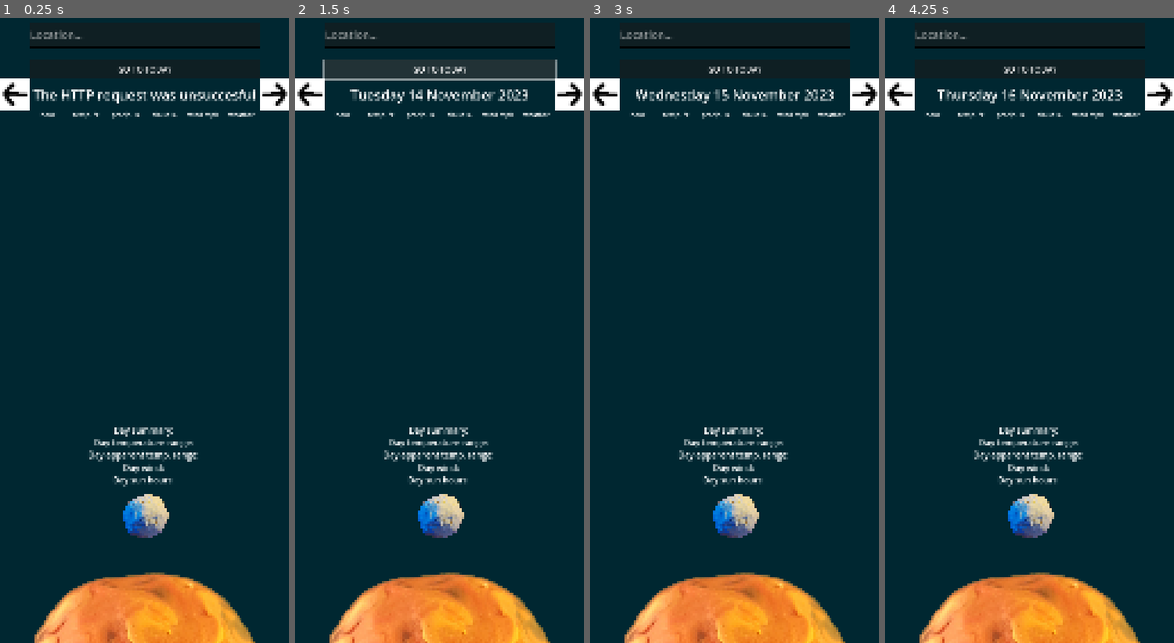
Above: before the commit, frames 1-4 (left to right).
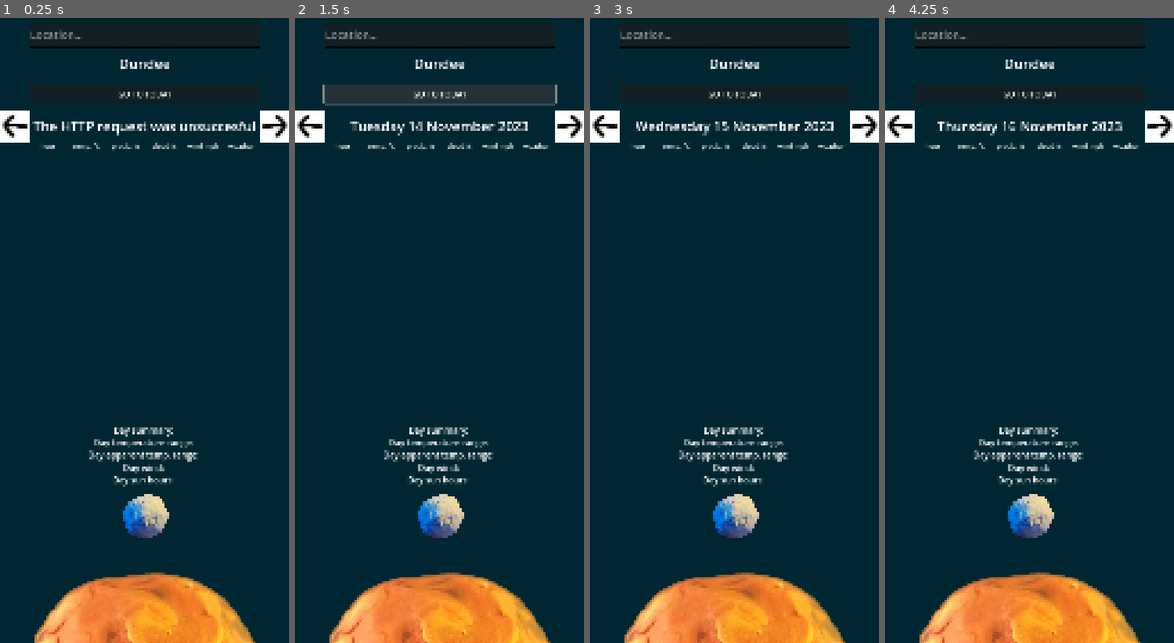
Above: after the commit, the same moments.

Repository: Claire1605/LittleDrip
Game: Godot game, scene res://Scenes/Main.tscn
Two runs of this game, one before a commit and one after it. Both use one fixed random seed, a clock stepped at 60 frames per second and the inputs below.
Inputs (mouse positions are in pixels of both pictures, inside the frame that each line leads up to; where the layout moved, square brackets give the same spot in the first picture):
- Up to frame 1 (0.25 s): no input
- Up to frame 2 (1.5 s): click (309, 124) [309, 93] at 0.5 s; click "GO TO TODAY" at 1.25 s
- Up to frame 3 (3 s): click "GO TO TODAY" at 2 s; click (864, 124) [864, 93] at 2.75 s
- Up to frame 4 (4.25 s): click (1159, 124) [1159, 93] at 3.5 s

The runs differ from the first frame. In frame 1, 4.4% of the frame differs, in the area x 0-100%, y 6-22%; in frame 2, 8.5%; in frame 3, 4.4%; in frame 4, 4.2%.
Error before the commit: Invalid access to property or key 'hourly' on a base object of type 'Nil'. (res://Scripts/WeatherRequest.gd:54)
Error after the commit: Invalid access to property or key 'hourly' on a base object of type 'Nil'. (res://Scripts/WeatherRequest.gd:63)

Commit message:
save location

Diff:
--- a/whateverweather/Scenes/Main.tscn
+++ b/whateverweather/Scenes/Main.tscn
@@ -1,5 +1,6 @@
-[gd_scene load_steps=9 format=3 uid="uid://46bxwnfm5bec"]
-
+[gd_scene load_steps=10 format=3 uid="uid://46bxwnfm5bec"]
+
+[ext_resource type="PackedScene" uid="uid://ciso4gdkv1grp" path="res://Scenes/save_data.tscn" id="1_vy5pj"]
 [ext_resource type="Script" uid="uid://d28c3fhqkyiy1" path="res://Scripts/LocationRequest.gd" id="2_50glp"]
 [ext_resource type="Script" uid="uid://be66rpgutl5mn" path="res://Scripts/WeatherRequest.gd" id="2_idj7w"]
 [ext_resource type="Theme" uid="uid://b06rmsyrr1jt6" path="res://Themes/weatherTheme.tres" id="3_kln2b"]
@@ -17,8 +18,12 @@
 grow_horizontal = 2
 grow_vertical = 2
 
-[node name="HTTPRequest" type="HTTPRequest" parent="."]
+[node name="SaveData" parent="." instance=ExtResource("1_vy5pj")]
+
+[node name="HTTPRequest_Weather" type="HTTPRequest" parent="."]
 script = ExtResource("2_idj7w")
+control = NodePath("..")
+locationText = NodePath("../LocationText")
 dateText = NodePath("../DateText")
 errorText = NodePath("../ErrorText")
 tableParent = NodePath("../GridContainer")
@@ -28,11 +33,15 @@
 dayWindText = NodePath("../DailyWind")
 daySunText = NodePath("../DailySun")
 moonPhaseText = NodePath("../MoonPhaseText")
-
-[node name="HTTPRequest2" type="HTTPRequest" parent="."]
+saveDataPath = NodePath("../SaveData")
+
+[node name="HTTPRequest_Location" type="HTTPRequest" parent="."]
 script = ExtResource("2_50glp")
-
-[node name="LineEdit" type="LineEdit" parent="."]
+locationResults = NodePath("../LocationResults")
+locationSearch = NodePath("../LocationSearch")
+weatherRequest = NodePath("../HTTPRequest_Weather")
+
+[node name="LocationSearch" type="LineEdit" parent="."]
 layout_mode = 1
 anchors_preset = -1
 anchor_left = 0.1
@@ -42,13 +51,27 @@
 theme_override_font_sizes/font_size = 40
 placeholder_text = "Location..."
 
+[node name="LocationText" type="Label" parent="."]
+layout_mode = 1
+anchors_preset = -1
+anchor_left = 0.1
+anchor_top = 0.05
+anchor_right = 0.9
+anchor_bottom = 0.1
+grow_horizontal = 2
+theme_override_font_sizes/font_size = 50
+text = "DUNDEE"
+horizontal_alignment = 1
+vertical_alignment = 1
+autowrap_mode = 3
+
 [node name="TodayButton" type="Button" parent="."]
 layout_mode = 1
 anchors_preset = -1
 anchor_left = 0.1
-anchor_top = 0.07
-anchor_right = 0.9
-anchor_bottom = 0.1
+anchor_top = 0.11
+anchor_right = 0.9
+anchor_bottom = 0.14
 theme_override_font_sizes/font_size = 30
 text = "GO TO TODAY"
 
@@ -56,9 +79,9 @@
 layout_mode = 1
 anchors_preset = -1
 anchor_left = 0.9
-anchor_top = 0.1
+anchor_top = 0.15
 anchor_right = 1.0
-anchor_bottom = 0.15
+anchor_bottom = 0.2
 offset_bottom = 0.439987
 texture_normal = ExtResource("6_jw32o")
 ignore_texture_size = true
@@ -67,9 +90,9 @@
 [node name="PreviousDayButton" type="TextureButton" parent="."]
 layout_mode = 1
 anchors_preset = -1
-anchor_top = 0.1
+anchor_top = 0.15
 anchor_right = 0.1
-anchor_bottom = 0.15
+anchor_bottom = 0.2
 offset_bottom = 0.439987
 texture_normal = ExtResource("7_50glp")
 ignore_texture_size = true
@@ -79,9 +102,9 @@
 layout_mode = 1
 anchors_preset = -1
 anchor_left = 0.1
-anchor_top = 0.1
-anchor_right = 0.9
-anchor_bottom = 0.15
+anchor_top = 0.15
+anchor_right = 0.9
+anchor_bottom = 0.2
 grow_horizontal = 2
 theme_override_font_sizes/font_size = 50
 text = "WHATEVER WEATHER"
@@ -100,7 +123,7 @@
 layout_mode = 1
 anchors_preset = -1
 anchor_left = 0.1
-anchor_top = 0.15
+anchor_top = 0.2
 anchor_right = 0.9
 anchor_bottom = 0.65
 grow_horizontal = 2
@@ -266,8 +289,17 @@
 expand_mode = 1
 stretch_mode = 5
 
-[connection signal="text_changed" from="LineEdit" to="HTTPRequest2" method="_on_line_edit_text_changed"]
-[connection signal="text_submitted" from="LineEdit" to="HTTPRequest2" method="_on_line_edit_text_submitted"]
-[connection signal="pressed" from="TodayButton" to="HTTPRequest" method="_on_today_button_pressed"]
-[connection signal="pressed" from="NextDayButton" to="HTTPRequest" method="on_next_day_button_pressed"]
-[connection signal="pressed" from="PreviousDayButton" to="HTTPRequest" method="_on_previous_day_button_pressed"]
+[node name="LocationResults" type="VBoxContainer" parent="."]
+visible = false
+layout_mode = 1
+anchors_preset = -1
+anchor_left = 0.1
+anchor_top = 0.05
+anchor_right = 0.9
+anchor_bottom = 0.3
+
+[connection signal="text_changed" from="LocationSearch" to="HTTPRequest_Location" method="_on_line_edit_text_changed"]
+[connection signal="text_submitted" from="LocationSearch" to="HTTPRequest_Location" method="_on_line_edit_text_submitted"]
+[connection signal="pressed" from="TodayButton" to="HTTPRequest_Weather" method="_on_today_button_pressed"]
+[connection signal="pressed" from="NextDayButton" to="HTTPRequest_Weather" method="on_next_day_button_pressed"]
+[connection signal="pressed" from="PreviousDayButton" to="HTTPRequest_Weather" method="_on_previous_day_button_pressed"]
--- /dev/null
+++ b/whateverweather/Scenes/location_button.tscn
@@ -0,0 +1,13 @@
+[gd_scene load_steps=3 format=3 uid="uid://bbrrh5vphn243"]
+
+[ext_resource type="Theme" uid="uid://crvwd62ev1ac2" path="res://Themes/locationButton.tres" id="1_cwwv5"]
+[ext_resource type="Script" uid="uid://bc63bbtbmhg34" path="res://Scripts/LocationButton.gd" id="1_muigb"]
+
+[node name="LocationButton" type="Button"]
+z_index = 1
+theme = ExtResource("1_cwwv5")
+theme_override_font_sizes/font_size = 32
+alignment = 0
+script = ExtResource("1_muigb")
+
+[connection signal="pressed" from="." to="." method="_on_pressed"]
--- /dev/null
+++ b/whateverweather/Scenes/save_data.tscn
@@ -0,0 +1,6 @@
+[gd_scene load_steps=2 format=3 uid="uid://ciso4gdkv1grp"]
+
+[ext_resource type="Script" uid="uid://dxtncyg6rfkx4" path="res://Scripts/SaveData.gd" id="1_h8p7e"]
+
+[node name="SaveData" type="Node" groups=["Persist"]]
+script = ExtResource("1_h8p7e")
--- /dev/null
+++ b/whateverweather/Scripts/LocationButton.gd
@@ -0,0 +1,8 @@
+extends Node
+var placeName: String
+var lat: float
+var long: float
+
+func _on_pressed() -> void:
+	get_parent().hide()
+	get_node_or_null("/root/Control/HTTPRequest_Location").updateLocation(placeName, lat, long)
--- a/whateverweather/Scripts/LocationRequest.gd
+++ b/whateverweather/Scripts/LocationRequest.gd
@@ -1,15 +1,28 @@
 extends HTTPRequest
+@export_node_path("VBoxContainer") var locationResults
+@export_node_path("LineEdit") var locationSearch
+@export_node_path("HTTPRequest") var weatherRequest
 var locationJSON
+var locationButtonScene
+var locationChildren: Array[Node]
+
+func _ready() -> void:
+	locationButtonScene = preload("res://Scenes/location_button.tscn")
+	print(self.get_path())
 
 func _on_line_edit_text_changed(new_text: String) -> void:
 	if new_text.length() > 1:
 		search(new_text)
+	else:
+		clearLocationResults()
 
 func search(text: String):
+	get_node_or_null(locationResults).show()
+
 	request_completed.connect(geocoding)
 
 	# Perform a GET request. The URL below returns JSON as of writing.
-	var error = request("https://geocoding-api.open-meteo.com/v1/search?name=" + text + "&count=5&language=en&format=json")
+	var error = request("https://geocoding-api.open-meteo.com/v1/search?name=" + text + "&count=10&language=en&format=json")
 	if error != OK:
 		#get_node_or_null(dateText).text = "An error occurred in the HTTP request."
 		push_error("An error occurred in the HTTP request.")
@@ -20,10 +33,33 @@
 		push_error("The HTTP request was unsuccesful")
 
 	locationJSON = JSON.parse_string(body.get_string_from_utf8())
-	if locationJSON != null and locationJSON["results"].size() > 0:
+
+	if locationJSON != null and locationJSON.has("results"):
+
+		if !locationChildren.is_empty():
+			for node in locationChildren:
+				if is_instance_valid(node):
+					node.queue_free()
+
 		for l in locationJSON["results"]:
 			if l.has("name") and l.has("admin1"):
-				print(l["name"] + " (" + l["admin1"] + ")")
+				var locationButton = locationButtonScene.instantiate()
+				get_node_or_null(locationResults).add_child(locationButton)
+				locationChildren.append(locationButton as Node)
+				locationButton.placeName = l["name"]
+				locationButton.lat = l["latitude"]
+				locationButton.long = l["longitude"]
+				locationButton.text = l["name"] + " (" + l["admin1"] + ")"
 
-	#str(locationJSON["results"][x]["latitude"])
-	#str(locationJSON["results"][x]["longitude"])
+func updateLocation(placeName: String, lat: float, long: float):
+	clearLocationResults()
+	get_node_or_null(locationSearch).text = ""
+	get_node_or_null(weatherRequest).updateLocation(placeName, lat, long)
+
+func clearLocationResults():
+	if !locationChildren.is_empty():
+			for node in locationChildren:
+				if is_instance_valid(node):
+					node.queue_free()
+
+	get_node_or_null(locationResults).hide()
--- /dev/null
+++ b/whateverweather/Scripts/SaveData.gd
@@ -0,0 +1,44 @@
+extends Node
+var placeName: String = "Dundee"
+var latitude: float = 56.4691
+var longitude: float = -2.9749
+
+func save_game(pName, lat, long):
+	placeName = pName
+	latitude = lat
+	longitude = long
+
+	var save_dict = {
+		"placeName" : placeName,
+		"latitude" : latitude,
+		"longitude" : longitude
+	}
+
+	var save_file = FileAccess.open("user://savegame.save", FileAccess.WRITE)
+	save_file.store_line(JSON.stringify(save_dict))
+
+func load_game():
+	if not FileAccess.file_exists("user://savegame.save"):
+		return # Error! We don't have a save to load.
+
+	# Load the file line by line and process that dictionary to restore
+	# the object it represents.
+	var save_file = FileAccess.open("user://savegame.save", FileAccess.READ)
+	while save_file.get_position() < save_file.get_length():
+		var json_string = save_file.get_line()
+
+		# Creates the helper class to interact with JSON.
+		var json = JSON.new()
+
+		# Check if there is any error while parsing the JSON string, skip in case of failure.
+		var parse_result = json.parse(json_string)
+		if not parse_result == OK:
+			print("JSON Parse Error: ", json.get_error_message(), " in ", json_string, " at line ", json.get_error_line())
+			continue
+
+		# Get the data from the JSON object.
+		var node_data = json.data
+
+		placeName = node_data.placeName
+		latitude = node_data.latitude
+		longitude = node_data.longitude
--- a/whateverweather/Scripts/WeatherRequest.gd
+++ b/whateverweather/Scripts/WeatherRequest.gd
@@ -1,4 +1,6 @@
 extends HTTPRequest
+@export_node_path("Node") var control
+@export_node_path("Label") var locationText
 @export_node_path("Label") var dateText
 @export_node_path("Label") var errorText
 @export_node_path("GridContainer") var tableParent
@@ -8,6 +10,8 @@
 @export_node_path("Label") var dayWindText
 @export_node_path("Label") var daySunText
 @export_node_path("Label") var moonPhaseText
+@export_node_path("Node") var saveDataPath
+var saveData
 var startDay: int = 7
 var openMeteoJSON
 var todayUnix: float
@@ -16,17 +20,22 @@
 var gridChildren: Array[Node]
 
 func _ready():
+	saveData = get_node_or_null(saveDataPath)
+	saveData.load_game()
+	get_node_or_null(locationText).text = saveData.placeName
+
+	tableLabelScene = preload("res://Scenes/label_table_entry.tscn")
+	todayUnix = Time.get_unix_time_from_system()
+	selectedDateUnix = todayUnix + (86400 * (startDay - 7))
 	request_completed.connect(_on_request_completed)
-
+	weatherRequest()
+
+func weatherRequest():
 	# Perform a GET request. The URL below returns JSON as of writing.
-	var error = request("https://api.open-meteo.com/v1/forecast?latitude=56.4691&longitude=-2.9749&daily=weather_code,temperature_2m_max,t …(355 unchanged characters)…
+	var error = request("https://api.open-meteo.com/v1/forecast?latitude=" + str(saveData.latitude) + "&longitude=" + str(saveData.longitude) + "&daily=weather_code,temperature_2m_max,t …(355 unchanged characters)…
 	if error != OK:
 		get_node_or_null(dateText).text = "An error occurred in the HTTP request."
 		#push_error("An error occurred in the HTTP request.")
-
-	tableLabelScene = preload("res://Scenes/label_table_entry.tscn")
-	todayUnix = Time.get_unix_time_from_system()
-	selectedDateUnix = todayUnix + (86400 * (startDay - 7))
 
 func _on_request_completed(result, response_code, headers, body):
 	if result != HTTPRequest.RESULT_SUCCESS:
@@ -253,6 +262,11 @@
 	elif age >= 25.0:
 		get_node_or_null(moonPhaseText).text = "Waning Crescent"
 
+func updateLocation(placeName: String, lat: float, long: float):
+	saveData.save_game(placeName, lat, long)
+	get_node_or_null(locationText).text = saveData.placeName
+	weatherRequest()
+
 func _on_today_button_pressed() -> void:
 	startDay = 7
 	selectedDateUnix = todayUnix + (86400 * (startDay - 7))
--- /dev/null
+++ b/whateverweather/Themes/locationButton.tres
@@ -0,0 +1,11 @@
+[gd_resource type="Theme" load_steps=3 format=3 uid="uid://crvwd62ev1ac2"]
+
+[sub_resource type="StyleBoxFlat" id="StyleBoxFlat_0ygvg"]
+bg_color = Color(0, 0.0837233, 0.0541153, 1)
+
+[sub_resource type="StyleBoxFlat" id="StyleBoxFlat_qbr82"]
+bg_color = Color(2.4667e-07, 0.195141, 0.156307, 1)
+
+[resource]
+Button/styles/hover = SubResource("StyleBoxFlat_0ygvg")
+Button/styles/normal = SubResource("StyleBoxFlat_qbr82")
Not shown, added: whateverweather/Scripts/LocationButton.gd.uid
Not shown, added: whateverweather/Scripts/SaveData.gd.uid
